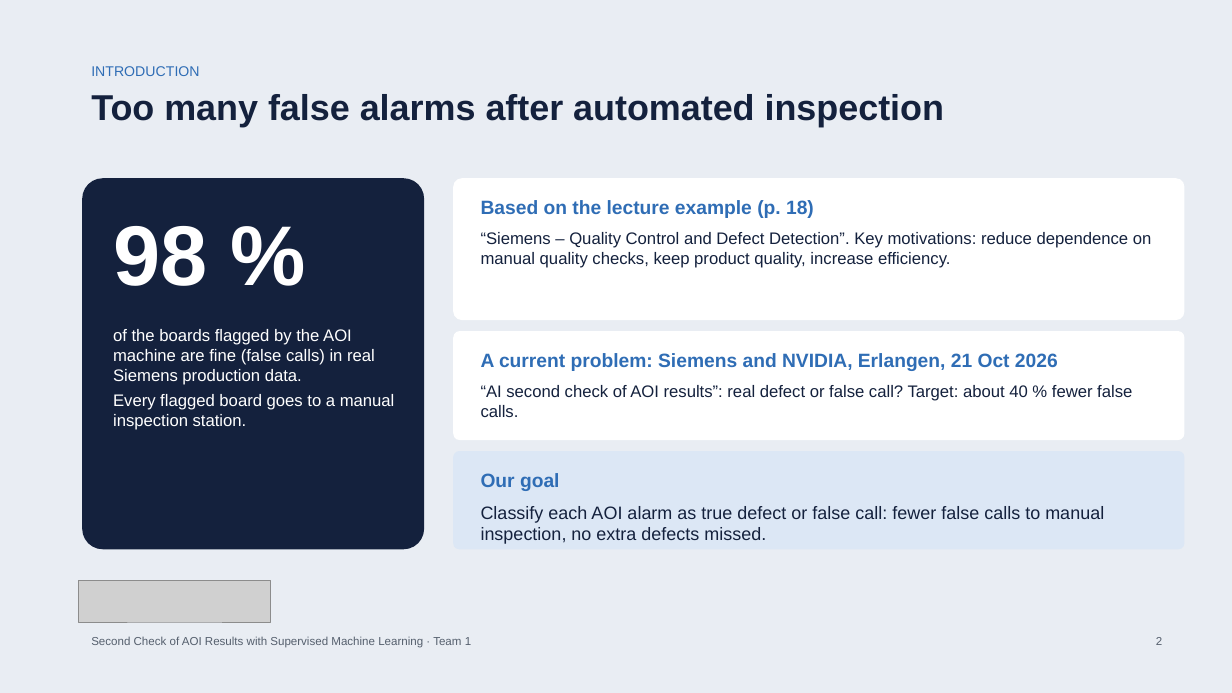
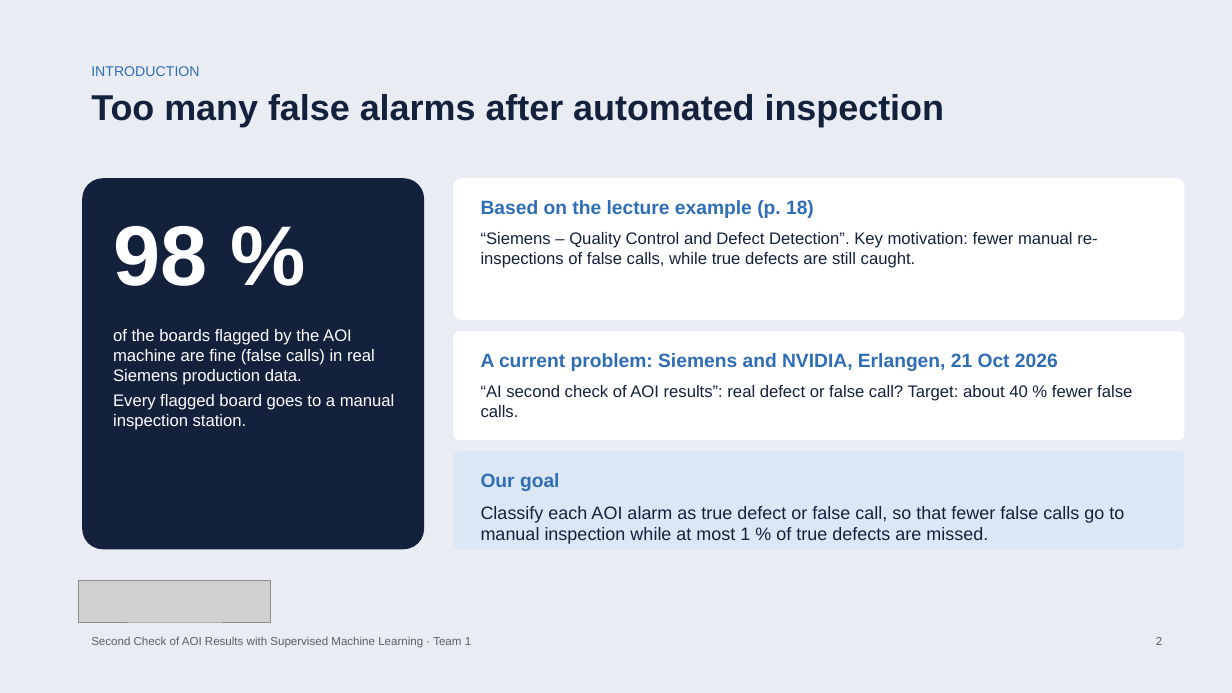
Before and after one commit to bodhi584/aoi-decision-gate, a slide deck: slide 2 of docs/slides_revised_topic.pptx. Drawn at 1232x693 pixels with LibreOffice and Linux fonts; fonts in the diff are those of the drawing; grey boxes stand for pictures. Boxes give left, top, right and bottom in pixels: in the first picture for what was removed or moved away, otherwise in the second. Text is boxed around its words. In the diff, an @@ line names an element or a change of style, - is before the commit and + after.

```diff
--- a/docs/slides_revised_topic.pptx
+++ b/docs/slides_revised_topic.pptx
@@ text at [481, 232, 1097, 268]: text changed @@
-“Siemens – Quality Control and Defect Detection”. Key motivations: reduce dependence on manual quality checks, keep product quality, increase efficiency.
+“Siemens – Quality Control and Defect Detection”. Key motivation: fewer manual re-inspections of false calls, while true defects are still caught.
@@ text at [481, 506, 1124, 544]: text changed @@
-Classify each AOI alarm as true defect or false call: fewer false calls to manual inspection, no extra defects missed.
+Classify each AOI alarm as true defect or false call, so that fewer false calls go to manual inspection while at most 1 % of true defects are missed.
```
Also in this commit, not shown: 10 other slides changed, 7 other files.
